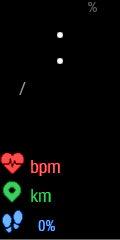
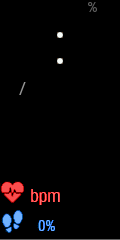
The second 120 x 240 image is a revision of the first. Changes to its layers:
renamed "Minimal Stats" to "Stats - Minimal", painted on it over [0, 152, 60, 205]
